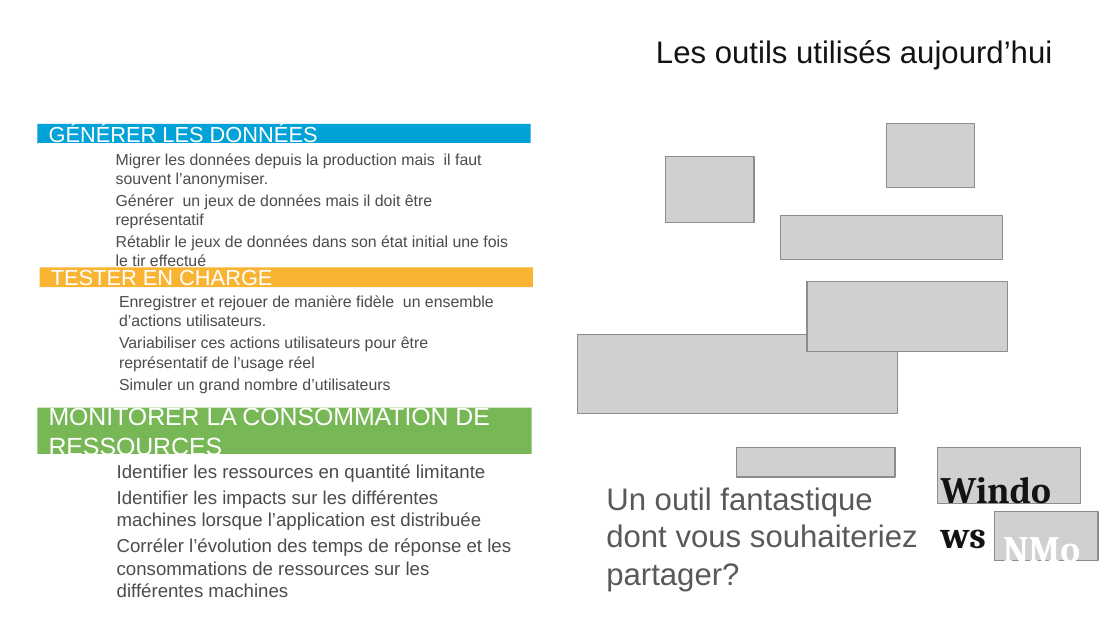
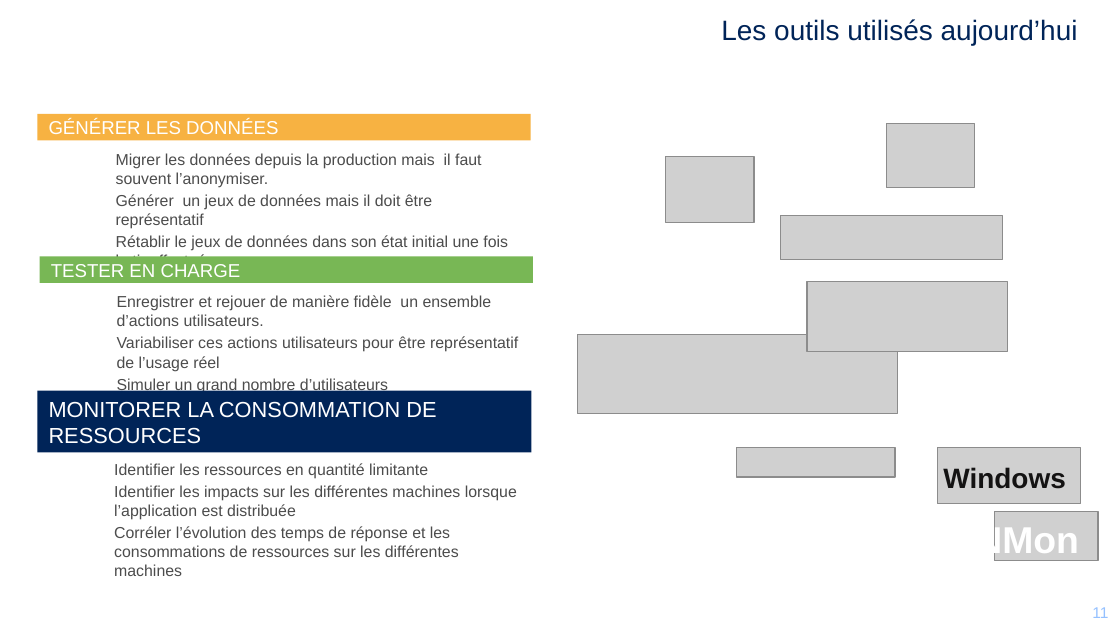
Before and after one commit to mikrob/perfuniversity, a slide deck: slide 11 of PerfUniversity.pptx. Drawn at 1120x630 pixels with LibreOffice and Linux fonts; fonts in the diff are those of the drawing; grey boxes stand for pictures; background and template pictures are left out. Boxes give left, top, right and bottom in pixels: in the first picture for what was removed or moved away, otherwise in the second. Text is boxed around its words. In the diff, an @@ line names an element or a change of style, - is before the commit and + after.

Commit message:
Slides intro MBO + slides presentations appli

```diff
--- a/PerfUniversity.pptx
+++ b/PerfUniversity.pptx
@@ title "Les outils utilisés aujourd’hui": place and size @@
-title "Les outils utilisés aujourd’hui" at bbox=[656, 40, 1052, 69]
+title "Les outils utilisés aujourd’hui" at bbox=[721, 19, 1078, 45]
@@ title "Les outils utilisés aujourd’hui" at bbox=[721, 19, 1078, 45]: size 20 to 18 pt, text colour #141313 to #002458 @@
@@ rectangle "GÉNÉRER LES DONNÉES": place and size @@
-rectangle "GÉNÉRER LES DONNÉES" at bbox=[37, 124, 530, 144]
+rectangle "GÉNÉRER LES DONNÉES" at bbox=[37, 114, 530, 141]
@@ rectangle "GÉNÉRER LES DONNÉES" at bbox=[37, 114, 530, 141]: size 14 to 12 pt; text to rectangle; fill #00A2D8 to #F7B242 @@
@@ rectangle "TESTER EN CHARGE": place and size @@
-rectangle "TESTER EN CHARGE" at bbox=[39, 268, 532, 288]
+rectangle "TESTER EN CHARGE" at bbox=[39, 256, 532, 283]
@@ rectangle "TESTER EN CHARGE" at bbox=[39, 256, 532, 283]: size 14 to 12 pt; text to rectangle; fill #FAB434 to #78B755 @@
@@ text "Enregistrer et rejouer de manière ..." at bbox=[39, 287, 531, 384]: indent changed; fill #FFFFFF to none; outline none to #FFFFFF 1 pt @@
@@ rectangle "MONITORER LA CONSOMMATION DE RESSOURCES": place and size @@
-rectangle "MONITORER LA CONSOMMATION DE RESSOURCES" at bbox=[37, 408, 531, 454]
+rectangle "MONITORER LA CONSOMMATION DE RESSOURCES" at bbox=[37, 391, 531, 452]
@@ rectangle "MONITORER LA CONSOMMATION DE RESSOURCES" at bbox=[37, 391, 531, 452]: size 16 to 14 pt; text to rectangle; fill #78B755 to #002458 @@
@@ text "Identifier les ressources en quantité ..." at bbox=[37, 454, 529, 572]: size 12 to 10.2 pt; indent changed; fill #FFFFFF to none; outline none to #FFFFFF 1 pt @@
@@ text "Windows" at bbox=[943, 467, 1065, 489]: size 24 to 18 pt, font Cambria to Arial @@
@@ text removed at bbox=[606, 487, 918, 591] @@
-Un outil fantastique dont vous souhaiteriez partager?
@@ text "NMon": place and size @@
-text "NMon" at bbox=[992, 520, 1098, 622]
+text "NMon" at bbox=[975, 524, 1079, 561]
@@ text "NMon" at bbox=[975, 524, 1079, 561]: font Cambria to Arial @@
@@ page number added at bbox=[886, 597, 1119, 628], 10 pt, text #96C1FF @@
+11
```
Also in this commit, not shown: 39 other slides changed, 5 slides added, 1 slide removed, 5 other files.
